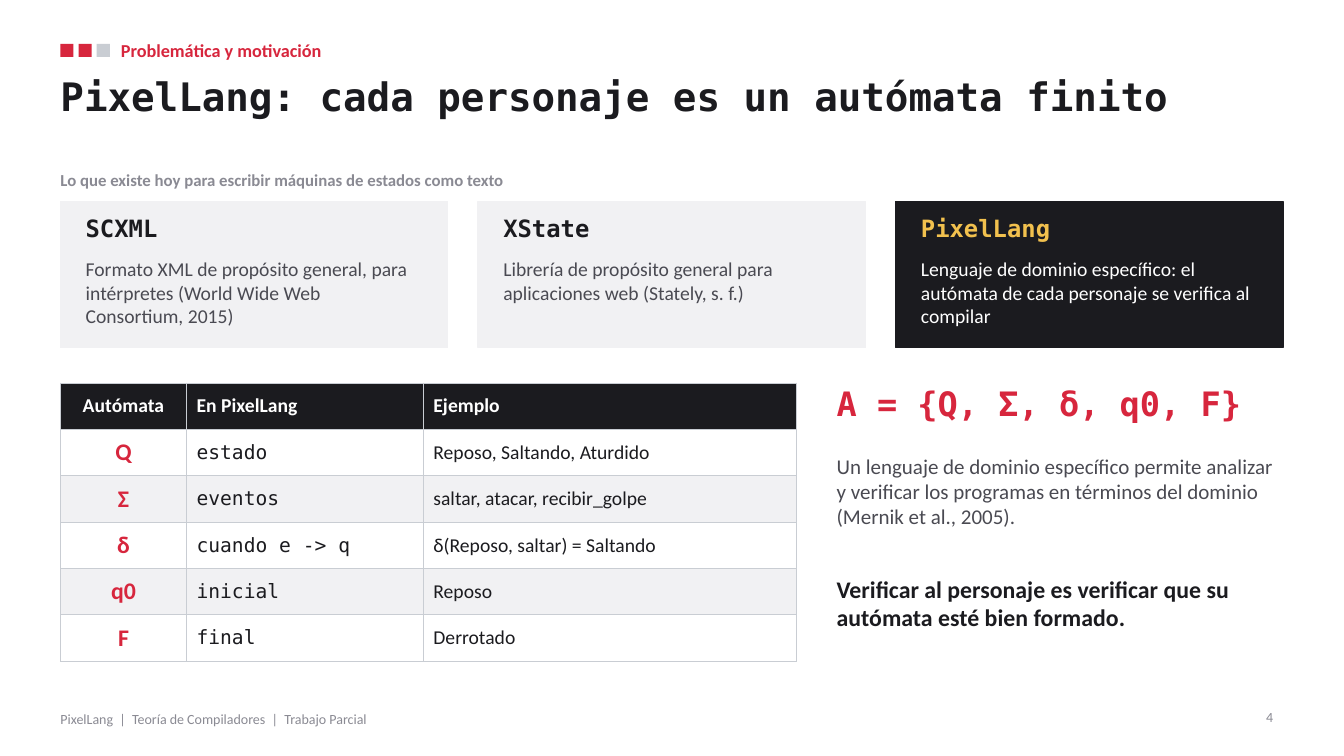
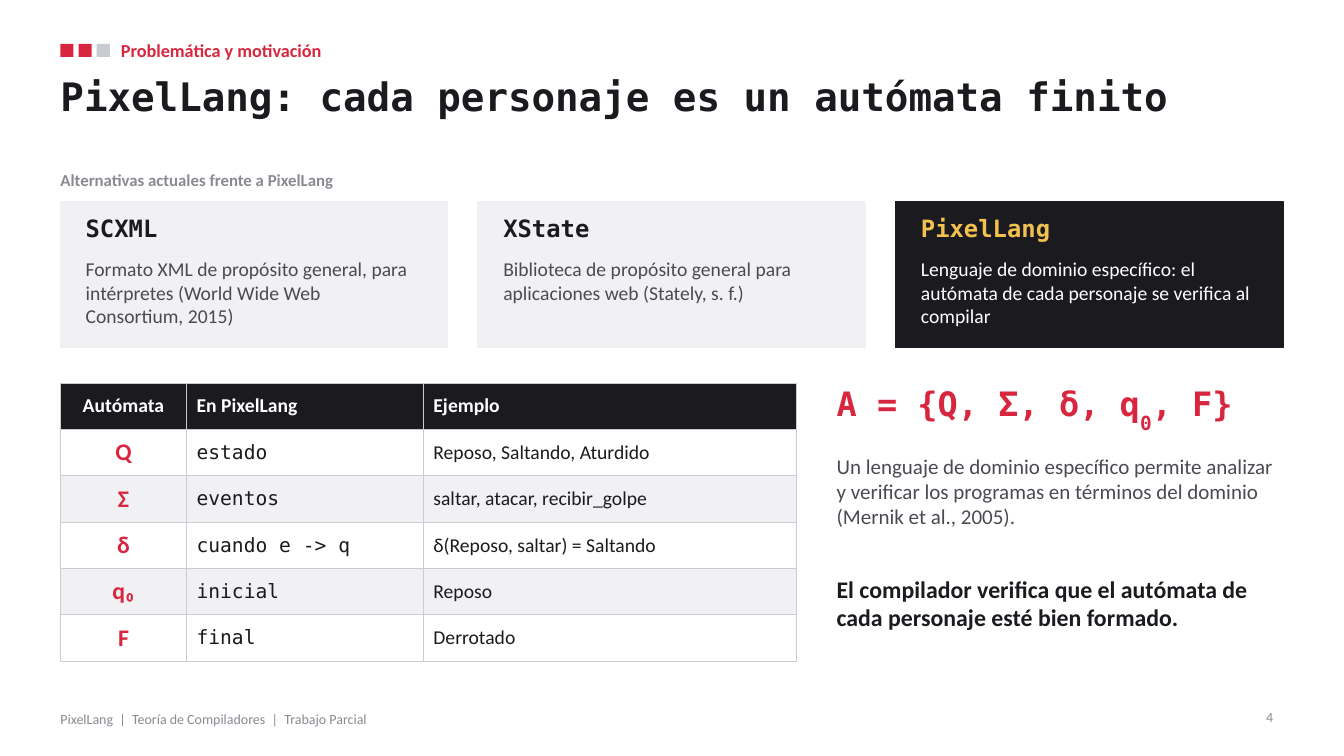
Before and after one commit to DavidRamPari/pixellang, a slide deck: slide 4 of docs/PixelLang_Presentacion.pptx. Drawn at 1344x756 pixels with LibreOffice and Linux fonts; fonts in the diff are those of the drawing. Boxes give left, top, right and bottom in pixels: in the first picture for what was removed or moved away, otherwise in the second. Text is boxed around its words. In the diff, an @@ line names an element or a change of style, - is before the commit and + after.

Commit message:
Revisión final del informe, la presentación y las pruebas
Informe: redacción más formal en la problemática, regla de E03 con las guardas, columnas contadas desde 0, LETRA y DIGITO definidos, nueva referencia de Unity sobre transiciones, q0 con subíndice, flechas que no se parten, derivaciones de G7 en orden y Apéndice D con la salida real de cada prueba. Presentación: criterios del lexer en el orden de ANTLR, objetivos en infinitivo, comandos con el paso de generar el parser y notas corregidas. correr_pruebas.py muestra los errores léxicos con línea y columna, como el driver.

```diff
--- a/docs/PixelLang_Presentacion.pptx
+++ b/docs/PixelLang_Presentacion.pptx
@@ text at [60,174,333,189]: text changed @@
-Lo que existe hoy para escribir máquinas de estados como texto
+Alternativas actuales frente a PixelLang
@@ text at [503,262,792,303]: text changed @@
-Librería de propósito general para aplicaciones web (Stately, s. f.)
+Biblioteca de propósito general para aplicaciones web (Stately, s. f.)
@@ table at [60,383,797,650] @@
-row 5, column 1: q0
+row 5, column 1: q₀
@@ text "A = {Q, Σ, δ, ..." at [837,390,1232,422]: now subscript in "q0," @@
@@ text at [837,581,1247,630]: text changed @@
-Verificar al personaje es verificar que su autómata esté bien formado.
+El compilador verifica que el autómata de cada personaje esté bien formado.
```
Also in this commit, not shown: 7 other slides changed, 4 other files.
